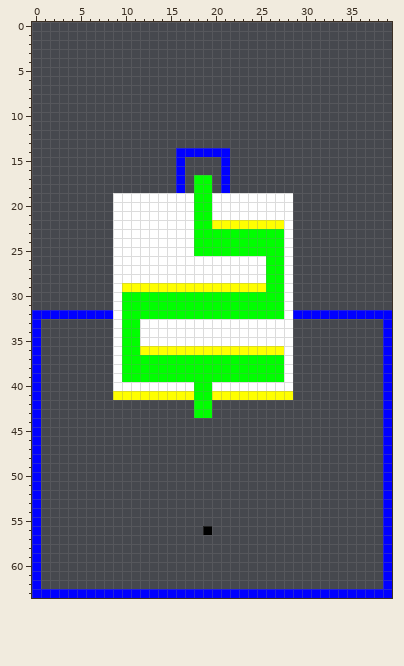
Pixel-art file, stored at RDEngineContent/Aseprite/Intro.aseprite. Above: the version before the commit.
40x64 pixels, 1 frame.
Now the later version:
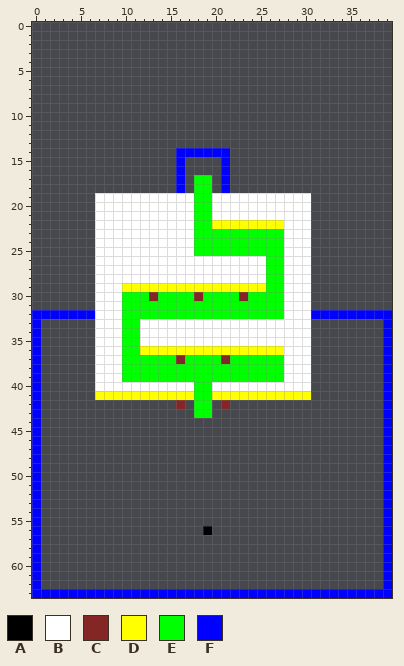
Palette (. is transparent): A #000000  B #ffffff  C #852626  D #ffff00  E #00ff00  F #0000ff
What changed:
layer "Layer 1" now shown
Layers "Layer 1", "Layer":
The edit adds colour B in rows 19 to 31 at x 7 to 8 and 29 to 30; in rows 33 to 40 at x 7 to 8 and 29 to 30.
Colour F gives way to colour B in row 32 at x 7 to 8 and 29 to 30.
The edit adds colour C in row 42 at x 16 and 21.
Colour E gives way to colour C in row 30 at x 13, 18 and 23; in row 37 at x 16 and 21.
The edit adds colour D in row 41 at x 7 to 8 and 29 to 30.
Where, in picture pixels (left, top, right, bottom), the same in both pictures:
changed: (95, 193, 113, 400)
changed: (293, 193, 311, 400)
changed: (149, 292, 158, 301)
changed: (194, 292, 248, 301)
changed: (176, 355, 185, 364)
changed: (221, 355, 230, 364)
added: (176, 400, 185, 409)
added: (221, 400, 230, 409)
